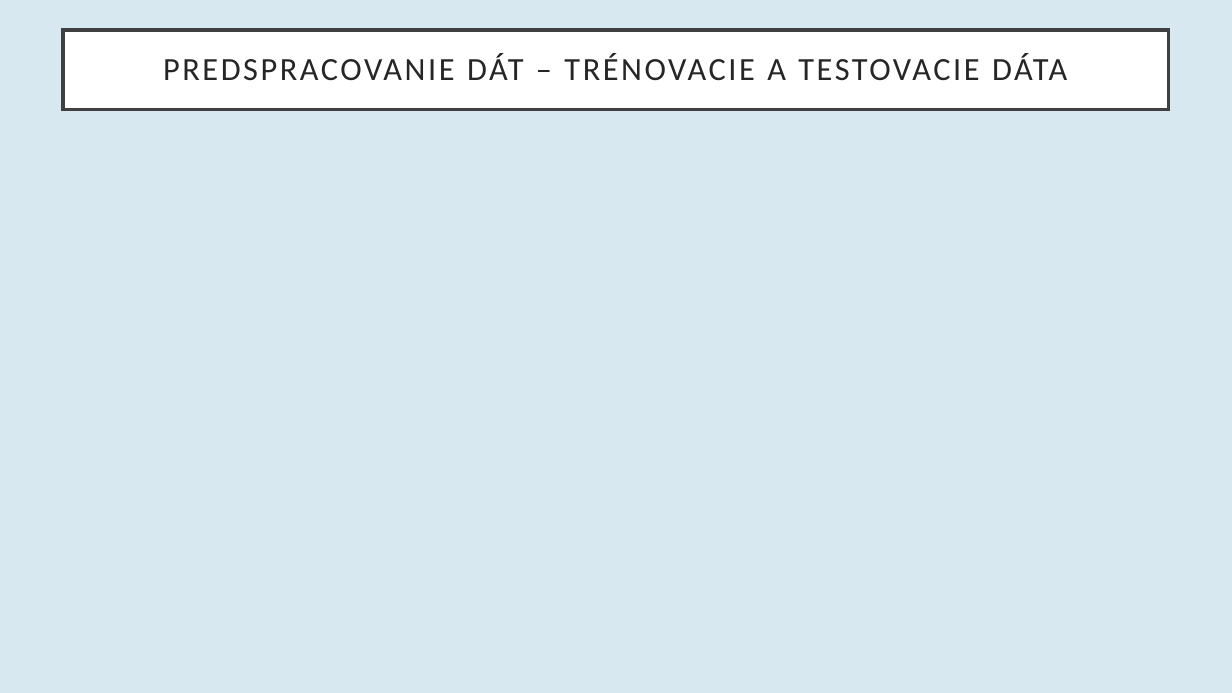
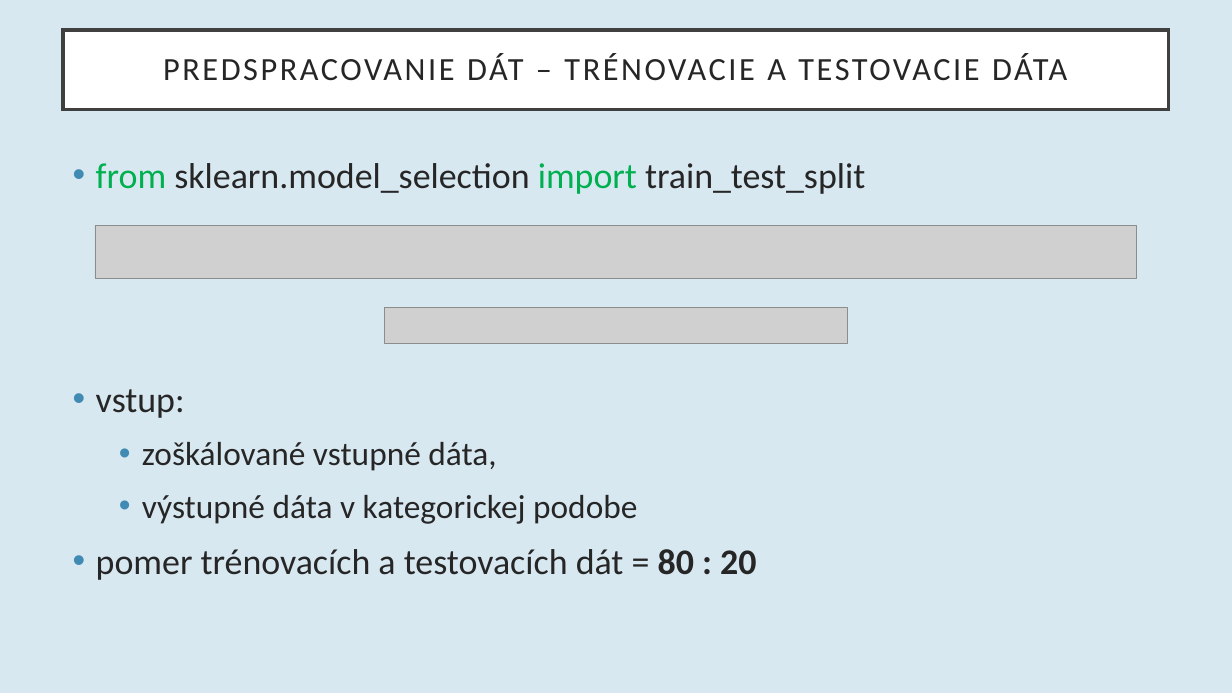
Before and after one commit to georgeob/Drzik_NS2021, a slide deck: slide 5 of Klasifikácia zdravia ľudského plodu na základe údajov CTG.pptx. Drawn at 1232x693 pixels with LibreOffice and Linux fonts; fonts in the diff are those of the drawing; grey boxes stand for pictures. Boxes give left, top, right and bottom in pixels: in the first picture for what was removed or moved away, otherwise in the second. Text is boxed around its words. In the diff, an @@ line names an element or a change of style, - is before the commit and + after.

```diff
--- a/Klasifikácia zdravia ľudského plodu na základe údajov CTG.pptx
+++ b/Klasifikácia zdravia ľudského plodu na základe údajov CTG.pptx
@@ text added at (96,163,865,580), 28 pt, text #262626 @@
+• from sklearn.model_selection import train_test_split
+• vstup:
+    • zoškálované vstupné dáta,
+    • výstupné dáta v kategorickej podobe
+• pomer trénovacích a testovacích dát = 80 : 20
@@ picture added at (95,226,1138,278) @@
@@ picture added at (384,308,848,344) @@
```
Also in this commit, not shown: 4 other slides changed, 4 slides added.
